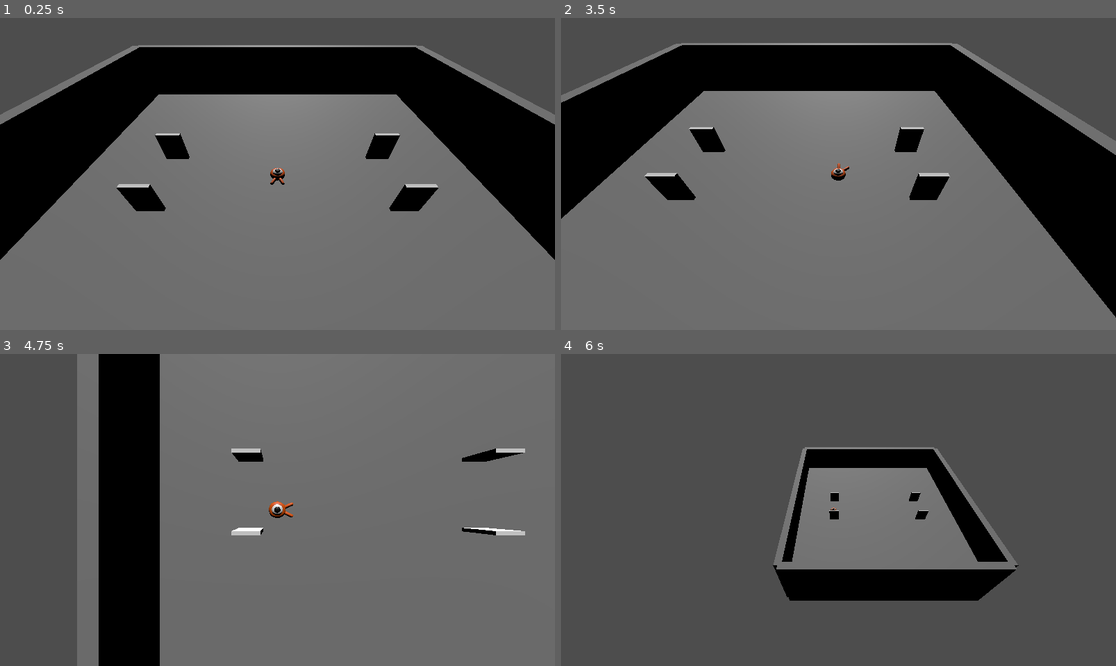
Above: before the commit, frames 1-4 (two rows, left to right).
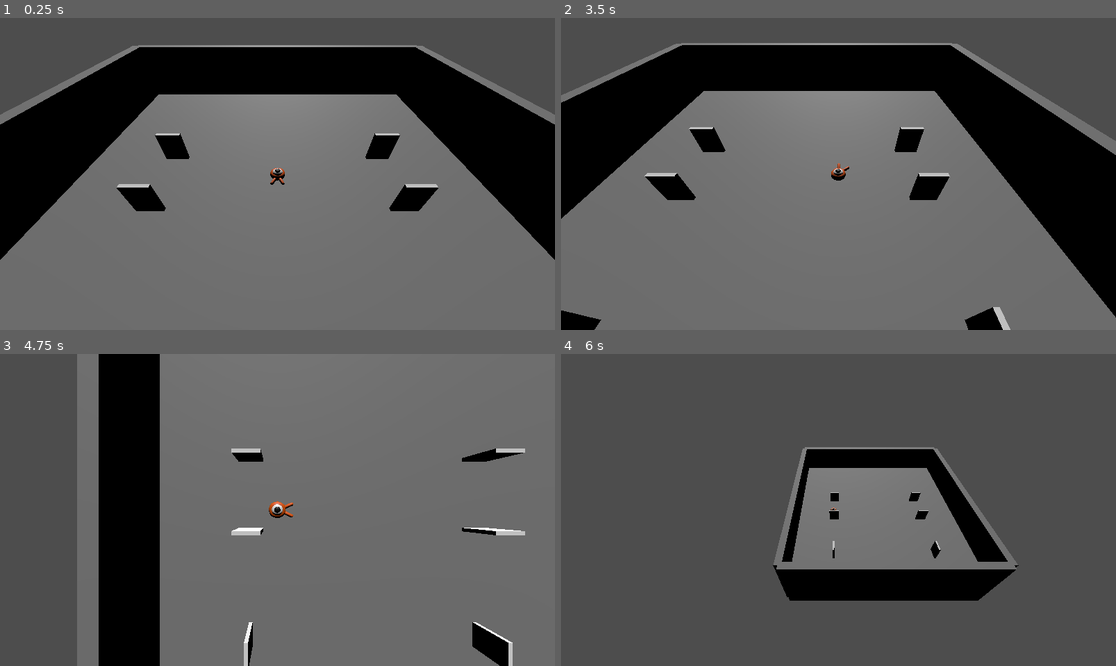
Above: after the commit, the same moments.

Repository: LeFodeurCou/Godot-Lab
Game: Godot game, scene res://Main.tscn
The game is run twice, just before and just after one commit, with the same random seed, the same clock (stepped at 60 frames per second) and the same inputs.
Inputs (mouse positions are in pixels of both pictures, inside the frame that each line leads up to):
- Up to frame 1 (0.25 s): no input
- Up to frame 2 (3.5 s): tap Enter (camera_switch) at 0.5 s; move the mouse to (960, 158) at 0.52 s; hold D (move_right) 0.53-1.28 s; hold Enter (camera_switch) 0.53-1.28 s; click (960, 158) at 0.67 s; tap Space (jump) at 0.77, 1.52, 2.75, 3.02 s; move the mouse to (810, 174) at 1.27 s; hold W (move_forward) from 1.28 s (still down); tap Shift (shift) at 1.35, 2.85 s; move the mouse to (849, 167) at 2.02 s; hold Enter (camera_switch) 2.03-2.78 s; move the mouse to (810, 236) at 2.77 s; click (810, 236) at 2.92 s
- Up to frame 3 (4.75 s): move the mouse to (444, 556) at 3.52 s; release W (move_forward) at 3.53 s; hold Enter (camera_switch) 3.53-4.28 s; hold A (move_left) from 3.53 s (still down); tap Space (jump) at 3.77, 4.52 s; move the mouse to (111, 463) at 4.27 s; tap Shift (shift) at 4.35 s
- Up to frame 4 (6 s): move the mouse to (866, 510) at 5.02 s; release A (move_left) at 5.03 s; hold S (move_back) 5.03-5.78 s; hold Enter (camera_switch) 5.03-5.78 s; click (866, 510) at 5.17 s; move the mouse to (816, 503) at 5.77 s; hold D (move_right) from 5.78 s (still down); tap Shift (shift) at 5.85 s

The runs differ from the first frame. In frame 1, less than 0.1% of the frame differs, in the area x 10-96%, y 58-70%; in frame 2, 0.7%; in frame 3, 0.8%, in the area x 43-93%, y 85-100%; in frame 4, less than 0.1%.

Commit message:
Updated : more accurate teleportation of the player from one portal to another. Need to fix a bug if the portal is rotated, and need to fix mesh size offset calculation too in this same case

Diff:
--- /dev/null
+++ b/Environment/Component/Portal/Portal.gd
@@ -0,0 +1,44 @@
+extends SpawnPoint
+
+@export var targetWorld: String
+@export var exitOffset := 3.5
+
+var rng = RandomNumberGenerator.new()
+
+func _ready():
+	$StaticBody3D/Area3D.body_entered.connect(_on_body_entered)
+
+func _on_body_entered(body):
+	if body is CharacterBody3D and targetWorld != null:
+		#if body.is_in_group("player"):
+		var mesh = get_node("./StaticBody3D/MeshInstance3D")
+		var material = mesh.get_active_material(0)
+		material.albedo_color = Color(
+			rng.randf_range(0.0, 1.0),
+			rng.randf_range(0.0, 1.0),
+			rng.randf_range(0.0, 1.0)
+		)
+
+		Game.changeWorld(
+			targetWorld,
+			{
+				"portalBackTarget" : "res://World/Static/MainWorld.tscn",
+				"spawnId" : spawnId,
+				"targetSpawnId" : targetSpawnId,
+				"entryDirection": Game.player.target_velocity
+			}
+		)
+
+func getSpawnTransform(data := {}) -> Transform3D:
+	var t = global_transform
+	if data.has("entryDirection"):
+		var velocity = data["entryDirection"]
+		velocity.y = 0
+		velocity = velocity.normalized()
+		t.origin.x += $StaticBody3D/MeshInstance3D.mesh.size.x * velocity.x
+		t.origin.z += $StaticBody3D/MeshInstance3D.mesh.size.z * velocity.z
+		t.origin.y = 0.5
+		# TODO fix two things :
+		# Local portal : rotation
+		# mesh size after rotation
+	return t
--- a/Environment/Portal/portal.tscn
+++ b/Environment/Component/Portal/portal.tscn
@@ -1,6 +1,6 @@
 [gd_scene format=3 uid="uid://c3fwk16yhuakh"]
 
-[ext_resource type="Script" uid="uid://vc85pgd103gl" path="res://Environment/Portal/Portal.gd" id="1_ax12f"]
+[ext_resource type="Script" uid="uid://vc85pgd103gl" path="res://Environment/Component/Portal/Portal.gd" id="1_ax12f"]
 
 [sub_resource type="BoxMesh" id="BoxMesh_0r486"]
 size = Vector3(3.5, 5, 0.5)
--- /dev/null
+++ b/Environment/Global/SpawnPoint.gd
@@ -0,0 +1,8 @@
+extends Node3D
+class_name SpawnPoint
+
+@export var spawnId: String
+@export var targetSpawnId: String
+
+func getSpawnTransform(data := {}) -> Transform3D:
+	return global_transform
--- a/Environment/Portal/Portal.gd
+++ /dev/null
@@ -1,35 +0,0 @@
-extends Node3D
-
-@export var generateWorld: bool = false
-@export var targetWorld: String
-
-var rng = RandomNumberGenerator.new()
-
-func _ready():
-	print("Area ready")
-	$StaticBody3D/Area3D.body_entered.connect(_on_body_entered)
-
-func _on_body_entered(body):
-	if body is CharacterBody3D and targetWorld != "":
-		print(body, " entered")
-		#if body.is_in_group("player"):
-		var mesh = get_node("./StaticBody3D/MeshInstance3D")
-		var material = mesh.get_active_material(0)
-		material.albedo_color = Color(
-			rng.randf_range(0.0, 1.0),
-			rng.randf_range(0.0, 1.0),
-			rng.randf_range(0.0, 1.0)
-		)
-		if generateWorld:
-			Game.changeWorld(
-				str("res://World/Dynamic/", targetWorld, ".gd"),
-				Vector3(0, 0, 0),
-				Game.player.rotation.y,
-				{
-					"portalBackTarget": "MainWorld"
-				}
-			)
-		else:
-			Game.changeWorld(
-				str("res://World/Static/", targetWorld, ".tscn")
-			)
--- a/Game.gd
+++ b/Game.gd
@@ -2,45 +2,92 @@
 
 # Game.gd (AutoLoad)
 var player: CharacterBody3D
-var currentWorld: Node
+var loadedWorlds: Dictionary = {} # Resource -> Node
+var currentWorld: World
+
+# Game rules
+var maxWorldCacheTimeBeforReset: int = 8 * 60 * 1000 # (8 minutes * 60 seconds * 1000 ms)
 
 func _ready() -> void:
 	spawnPlayer()
 	changeWorld(
 		"res://World/Static/MainWorld.tscn"
 	)
+	var timer = Timer.new()
+	timer.wait_time = 5.0
+	timer.autostart = true
+	timer.one_shot = false
+	timer.timeout.connect(_onCleanupTimer)
+	add_child(timer)
+
+func _onCleanupTimer():
+	cleanupWorlds(maxWorldCacheTimeBeforReset)
 
 func changeWorld(
 	path: String,
-	spawn_position: Vector3 = Vector3(0, 0, 0),
-	spawn_rotation: float = 0.0,
 	data: Dictionary = {}
 )-> void:
-	if currentWorld:
-		currentWorld.queue_free()
 
-	var resource = load(path)
-	if resource is PackedScene:
-		currentWorld = resource.instantiate()
-	elif resource is Script:
-		currentWorld = resource.new()
-	else:
-		push_error("Unsupported world type: " + path)
-		return
+	var newWorld = getOrLoadWorld(path)
+	# 👉 If switching world
+	if currentWorld != newWorld:
+		if currentWorld and currentWorld.get_parent():
+			currentWorld.get_parent().remove_child.call_deferred(currentWorld)
+		currentWorld = newWorld
+		get_tree().root.add_child.call_deferred(currentWorld)
 
 	# ✅ Inject data BEFORE ready
 	for key in data:
-		currentWorld.set(key, data[key])
-
-	get_tree().root.add_child.call_deferred(currentWorld)
+		if currentWorld.has_method("set") or key in currentWorld:
+			currentWorld.set(key, data[key])
 
 	# ✅ Re-parent player into the world
 	if player.get_parent():
 		player.get_parent().remove_child(player)
 	currentWorld.add_child.call_deferred(player)
 
-	player.global_position = spawn_position
-	player.rotation.y = spawn_rotation
+	# After world is added
+	await get_tree().process_frame  # ensure world is ready
+
+	#player.global_position = spawn_position
+	#player.rotation.y = spawn_rotation
+	#if data.has("targetSpawnId") and data["targetSpawnId"] != "":
+	var t: Transform3D = currentWorld.getSpawnPointById(data)
+	player.global_transform = t
+
+func getOrLoadWorld(path: String) -> World:
+	if loadedWorlds.has(path):
+		loadedWorlds[path].last_used = Time.get_ticks_msec()
+		return loadedWorlds[path].world
+	var resource = load(path)
+	var world: Node = null
+	if resource is PackedScene:
+		world = resource.instantiate()
+	elif resource is Script:
+		world = resource.new()
+	else:
+		push_error("Unsupported world type: " + str(resource))
+		return null
+	loadedWorlds[path] = {
+		"world": world,
+		"last_used": Time.get_ticks_msec()
+	}
+	return world
+
+func cleanupWorlds(max_idle_time_ms := 60000): # 1 min
+	var now = Time.get_ticks_msec()
+	for path in loadedWorlds.keys():
+		var entry = loadedWorlds[path]
+		if entry.world == currentWorld:
+			loadedWorlds[path].last_used = Time.get_ticks_msec()
+			continue
+		if now - entry.last_used > max_idle_time_ms:
+			if entry.world.get_parent():
+				entry.world.get_parent().remove_child(entry.world)
+			if player.isDebug:
+				print("World " + path + " reset")
+			entry.world.queue_free()
+			loadedWorlds.erase(path)
 
 func spawnPlayer() -> void:
 	var playerScene = preload("res://Player/Player.tscn")
--- a/World/Dynamic/World000002.gd
+++ b/World/Dynamic/World000002.gd
@@ -1,6 +1,4 @@
-extends Node
-
-var portalBackTarget: String
+extends World
 
 func _ready() -> void:
 	self.name = "World000002"
@@ -60,8 +58,10 @@
 	)
 
 	 #Portal backp
-	var portalScene = preload("res://Environment/Portal/portal.tscn")
-	var portal = portalScene.instantiate()
-	portal.targetWorld = portalBackTarget
-	portal.position = Vector3(roomWidth / 2.0 - roomWidth / 4.0, 0, -roomDepth / 2.0 + roomDepth / 4.0)
-	self.add_child(portal)
+	self.add_child(
+		self.makePortal(
+			Vector3(roomWidth / 2.0 - roomWidth / 4.0, 0, -roomDepth / 2.0 + roomDepth / 4.0)
+		)
+	)
+
+	super._ready()
--- a/World/Dynamic/World000003.gd
+++ b/World/Dynamic/World000003.gd
@@ -1,6 +1,4 @@
-extends Node
-
-var portalBackTarget: String
+extends World
 
 func _ready() -> void:
 	self.name = "World000003"
@@ -69,8 +67,9 @@
 	)
 
 	 #Portal backp
-	var portalScene = preload("res://Environment/Portal/portal.tscn")
-	var portal = portalScene.instantiate()
-	portal.targetWorld = portalBackTarget
-	portal.position = Vector3(roomWidth / 2.0 - roomWidth / 4.0, 0, roomDepth / 2.0 - roomDepth / 4.0)
-	self.add_child(portal)
+	self.add_child(
+		self.makePortal(
+			Vector3(roomWidth / 2.0 - roomWidth / 4.0, 0, roomDepth / 2.0 - roomDepth / 4.0)
+		)
+	)
+	super._ready()
--- a/World/Dynamic/World000004.gd
+++ b/World/Dynamic/World000004.gd
@@ -1,6 +1,4 @@
-extends Node3D
-
-var portalBackTarget: String # TODO we need to implement at least one portal to get back in the main world
+extends World
 
 var debugCanvas: CanvasLayer
 
@@ -34,6 +32,8 @@
 
 	createDebugOverlay(self)
 
+	super._ready()
+
 func _onDebugToggled(value: bool) -> void:
 	debugCanvas.visible = value
 
--- a/World/Static/MainWorld.tscn
+++ b/World/Static/MainWorld.tscn
@@ -1,27 +1,46 @@
 [gd_scene format=3 uid="uid://be7h7hbesehe6"]
 
-[ext_resource type="PackedScene" uid="uid://c3fwk16yhuakh" path="res://Environment/Portal/portal.tscn" id="2_e2s3l"]
+[ext_resource type="Script" uid="uid://bkugfmsetfmtb" path="res://World/World.gd" id="1_3yoyv"]
+[ext_resource type="PackedScene" uid="uid://c3fwk16yhuakh" path="res://Environment/Component/Portal/portal.tscn" id="2_e2s3l"]
 [ext_resource type="PackedScene" uid="uid://cahq4e5dyox6l" path="res://Environment/Room/BasicRoom.tscn" id="3_g4o5v"]
 
 [node name="MainWorld" type="Node3D" unique_id=294659693]
+script = ExtResource("1_3yoyv")
 
 [node name="Portal" parent="." unique_id=874380624 instance=ExtResource("2_e2s3l")]
 transform = Transform3D(1, 0, 0, 0, 1, 0, 0, 0, 1, -16, 0, -5)
-targetWorld = "World000001"
+targetWorld = "res://World/Static/World000001.tscn"
+spawnId = "MainWorld000001"
+targetSpawnId = "World000001"
 
 [node name="BasicRoom" parent="." unique_id=2007788561 instance=ExtResource("3_g4o5v")]
 
 [node name="Portal2" parent="." unique_id=1764902612 instance=ExtResource("2_e2s3l")]
 transform = Transform3D(1, 0, 0, 0, 1, 0, 0, 0, 1, 16, 0, -5)
-generateWorld = true
-targetWorld = "World000002"
+targetWorld = "res://World/Dynamic/World000002.gd"
+spawnId = "MainWorld000002"
+targetSpawnId = "World000002"
 
 [node name="Portal3" parent="." unique_id=1293479091 instance=ExtResource("2_e2s3l")]
 transform = Transform3D(1, 0, 0, 0, 1, 0, 0, 0, 1, 16, 0, 5)
-generateWorld = true
-targetWorld = "World000003"
+targetWorld = "res://World/Dynamic/World000003.gd"
+spawnId = "MainWorld000003"
+targetSpawnId = "World000003"
 
 [node name="Portal4" parent="." unique_id=1099007131 instance=ExtResource("2_e2s3l")]
 transform = Transform3D(1, 0, 0, 0, 1, 0, 0, 0, 1, -16, 0, 5)
-generateWorld = true
-targetWorld = "World000004"
+targetWorld = "res://World/Dynamic/World000004.gd"
+spawnId = "MainWorld000004"
+targetSpawnId = "World000004"
+
+[node name="Portal5" parent="." unique_id=296888170 instance=ExtResource("2_e2s3l")]
+transform = Transform3D(-4.371139e-08, 0, 1, 0, 1, 0, -1, 0, -4.371139e-08, -16, 0, 20)
+targetWorld = "res://World/Static/MainWorld.tscn"
+spawnId = "Local01"
+targetSpawnId = "Local02"
+
+[node name="Portal6" parent="." unique_id=1089362655 instance=ExtResource("2_e2s3l")]
+transform = Transform3D(-4.371139e-08, 0, 1, 0, 1, 0, -1, 0, -4.371139e-08, 16, 0, 20)
+targetWorld = "res://World/Static/MainWorld.tscn"
+spawnId = "Local02"
+targetSpawnId = "Local01"
--- a/World/Static/World000001.tscn
+++ b/World/Static/World000001.tscn
@@ -1,16 +1,20 @@
 [gd_scene format=3 uid="uid://dq13ibfqu0vf0"]
 
+[ext_resource type="Script" uid="uid://bkugfmsetfmtb" path="res://World/World.gd" id="1_6f54l"]
 [ext_resource type="PackedScene" uid="uid://cahq4e5dyox6l" path="res://Environment/Room/BasicRoom.tscn" id="2_6f54l"]
-[ext_resource type="PackedScene" uid="uid://c3fwk16yhuakh" path="res://Environment/Portal/portal.tscn" id="3_5dq6f"]
+[ext_resource type="PackedScene" uid="uid://c3fwk16yhuakh" path="res://Environment/Component/Portal/portal.tscn" id="3_5dq6f"]
 [ext_resource type="Script" uid="uid://cgo3xxy5b7ade" path="res://World/Static/testScript.gd" id="4_6f54l"]
 
 [node name="World000001" type="Node3D" unique_id=1348551989]
+script = ExtResource("1_6f54l")
 
 [node name="BasicRoom" parent="." unique_id=2007788561 instance=ExtResource("2_6f54l")]
 
-[node name="Portal" parent="." unique_id=874380624 instance=ExtResource("3_5dq6f")]
+[node name="Portal5" parent="." unique_id=874380624 instance=ExtResource("3_5dq6f")]
 transform = Transform3D(1, 0, 0, 0, 1, 0, 0, 0, 1, -21, 0, -22)
-targetWorld = "MainWorld"
+targetWorld = "res://World/Static/MainWorld.tscn"
+spawnId = "World000001"
+targetSpawnId = "MainWorld000001"
 
 [node name="CanvasLayer" type="CanvasLayer" parent="." unique_id=1998742680]
 
--- /dev/null
+++ b/World/World.gd
@@ -0,0 +1,32 @@
+extends Node3D
+
+class_name World
+
+var spawnPoints := {}
+var portalBackTarget: String
+var targetSpawnId: String
+var spawnId: String
+
+func _ready():
+	for child in get_children():
+		if child is SpawnPoint:
+			spawnPoints[child.spawnId] = child
+			print("Current world spawn id : " + child.spawnId)
+
+func getSpawnPointById(data: Dictionary) -> Transform3D:
+	if data.has("targetSpawnId"):
+		print(data["targetSpawnId"])
+	if data.has("targetSpawnId") and spawnPoints.has(data["targetSpawnId"]):
+		return spawnPoints[data["targetSpawnId"]].getSpawnTransform(data)
+
+	#push_warning("Spawn point not found: " + data["targetSpawnId"])
+	return Transform3D(Basis(), Vector3(0, 0.5, 0))
+
+func makePortal(pos: Vector3) -> SpawnPoint:
+	var portalScene = preload("res://Environment/Component/Portal/portal.tscn")
+	var portal = portalScene.instantiate()
+	portal.targetWorld = portalBackTarget
+	portal.spawnId = targetSpawnId
+	portal.targetSpawnId = spawnId
+	portal.position = pos
+	return portal
Renamed: Environment/Portal/Portal.gd.uid -> Environment/Component/Portal/Portal.gd.uid
Not shown, added: Environment/Global/SpawnPoint.gd.uid
Not shown, added: World/World.gd.uid
